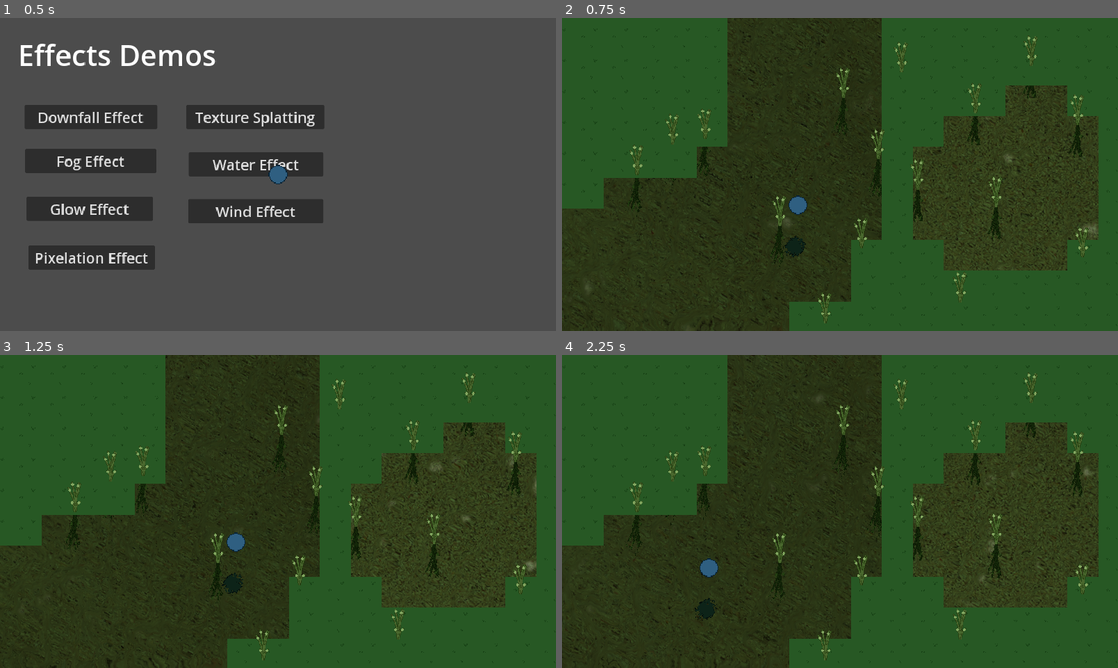
Above: before the commit, frames 1-4 (two rows, left to right).
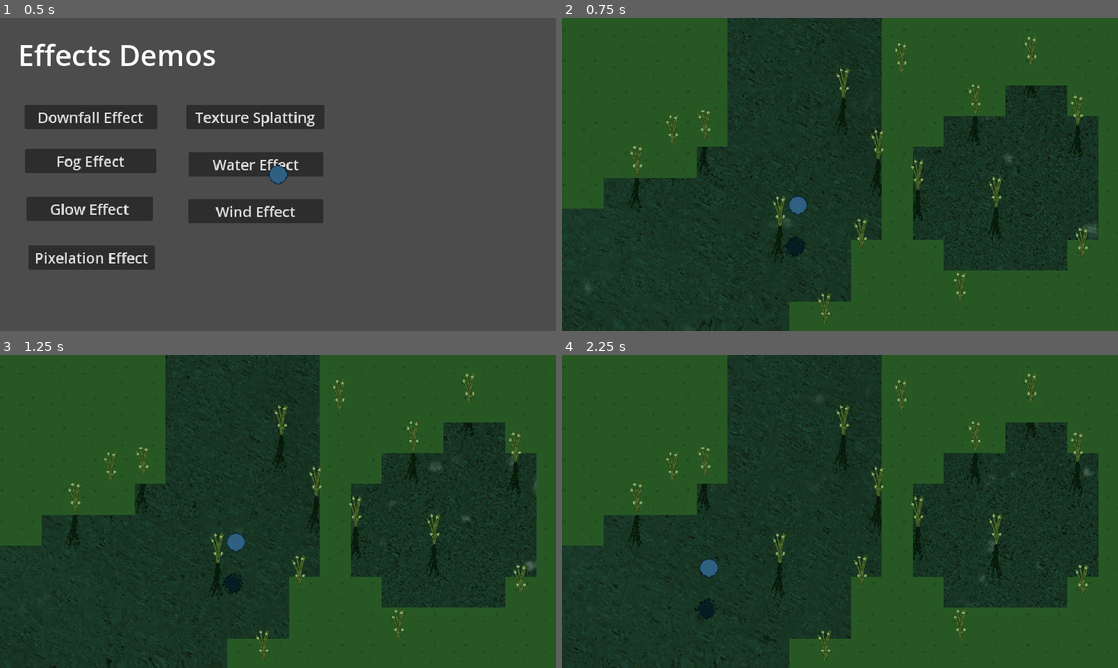
Above: after the commit, the same moments.

Repository: Cycrus/Godot-Special-Effects
Game: Godot game, scene res://effect_selection/effect_selection.tscn
The game is run twice, just before and just after one commit, with the same random seed, the same clock (stepped at 60 frames per second) and the same inputs.
Inputs (mouse positions are in pixels of both pictures, inside the frame that each line leads up to):
- Up to frame 1 (0.5 s): no input
- Up to frame 2 (0.75 s): click "Water Effect" at 0.5 s
- Up to frame 3 (1.25 s): no input
- Up to frame 4 (2.25 s): tap Enter at 1.25 s; move the mouse to (962, 495) at 1.27 s; move the mouse to (728, 527) at 2.02 s

Frame 1 is identical in both runs. In frame 2, 13% of the frame differs, in the area x 3-97%, y 0-93%; in frame 3, 13%; in frame 4, 13%.

Commit message:
docs: Changed water image.

Diff:
--- a/water_effect/water_shading_scene.tscn
+++ b/water_effect/water_shading_scene.tscn
@@ -41,7 +41,7 @@
 shader_parameter/scroll1 = Vector2(0.05, 0.05)
 shader_parameter/scroll2 = Vector2(-0.05, -0.05)
 shader_parameter/distortion_strength = 0.03
-shader_parameter/tone_color = Color(0.274282, 0.371765, 0.191207, 1)
+shader_parameter/tone_color = Color(0.12549, 0.309804, 0.258824, 1)
 shader_parameter/top_color = Color(1, 1, 1, 0.188235)
 shader_parameter/light_start = 0.377
 shader_parameter/light_end = 0.73
@@ -66,7 +66,7 @@
 shader_parameter/scroll1 = Vector2(0.05, 0.05)
 shader_parameter/scroll2 = Vector2(0.66, -0.05)
 shader_parameter/distortion_strength = 0.3
-shader_parameter/tone_color = Color(0.27451, 0.372549, 0.192157, 1)
+shader_parameter/tone_color = Color(0.12549, 0.309804, 0.258824, 1)
 shader_parameter/floating_image = false
 shader_parameter/noise1 = SubResource("NoiseTexture2D_hvxdb")
 shader_parameter/noise2 = SubResource("NoiseTexture2D_8aruu")
@@ -95,7 +95,7 @@
 shader_parameter/scroll1 = Vector2(-0.105, 0.102)
 shader_parameter/scroll2 = Vector2(-0.057, 0.093)
 shader_parameter/distortion_strength = 0.1
-shader_parameter/tone_color = Color(0.217793, 0.299641, 0.148883, 1)
+shader_parameter/tone_color = Color(0.126377, 0.308884, 0.258806, 1)
 shader_parameter/top_color = Color(1, 1, 1, 0.145098)
 shader_parameter/light_start = 0.36
 shader_parameter/light_end = 0.865
@@ -120,7 +120,7 @@
 shader_parameter/scroll1 = Vector2(-1.03, 0.67)
 shader_parameter/scroll2 = Vector2(-0.05, -0.05)
 shader_parameter/distortion_strength = 0.568
-shader_parameter/tone_color = Color(0.27451, 0.372549, 0.192157, 1)
+shader_parameter/tone_color = Color(0.12549, 0.309804, 0.258824, 1)
 shader_parameter/floating_image = false
 shader_parameter/noise1 = SubResource("NoiseTexture2D_p3qe3")
 shader_parameter/noise2 = SubResource("NoiseTexture2D_wgg1p")
Binary file changed: images/water.png
Not shown, added: images/water2.png.import
